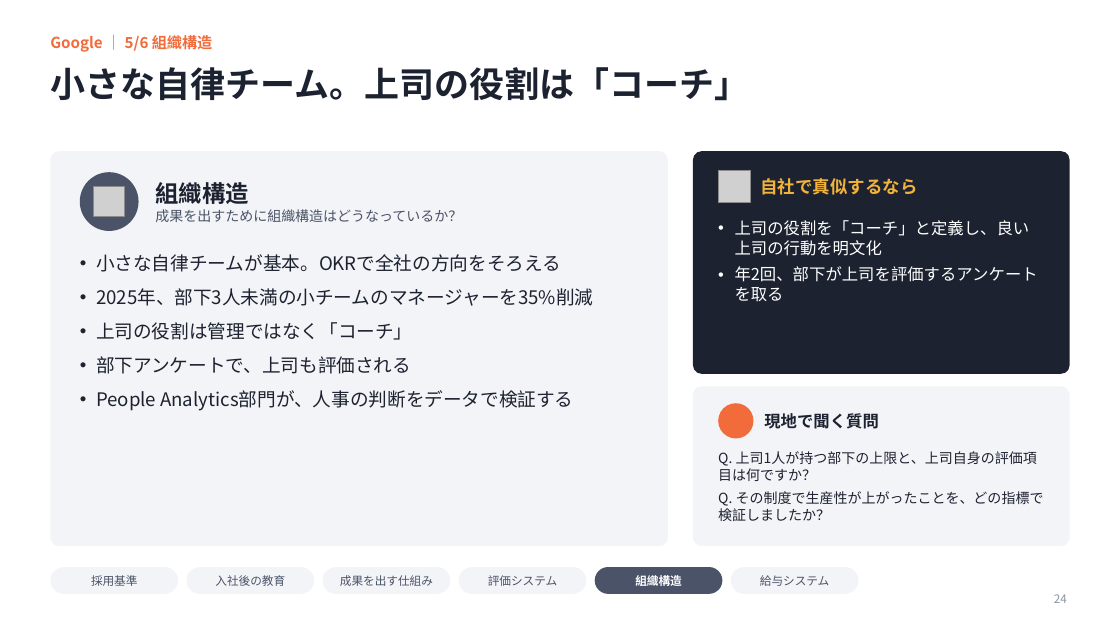
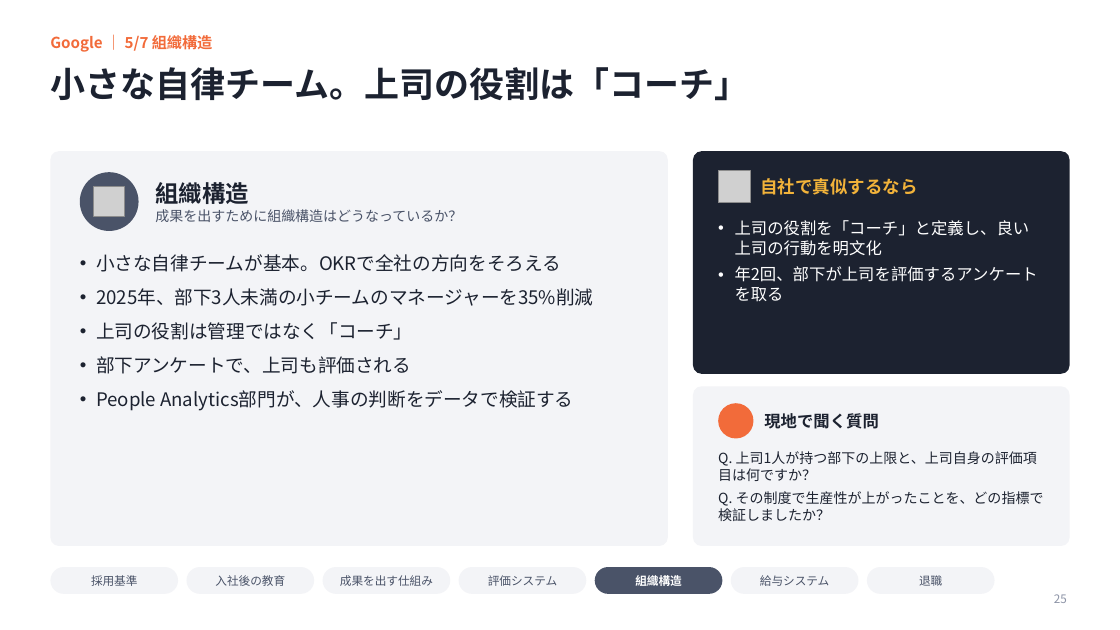
Before and after one commit to ktarpt-spec/-, a slide deck: slide 25 of シリコンバレー企業見学_まとめ_2026年10月.pptx (slide 24 before the commit). Drawn at 1120x630 pixels with LibreOffice and Linux fonts; fonts in the diff are those of the drawing; grey boxes stand for pictures; background and template pictures are left out. Boxes give left, top, right and bottom in pixels: in the first picture for what was removed or moved away, otherwise in the second. Text is boxed around its words. In the diff, an @@ line names an element or a change of style, - is before the commit and + after.

```diff
--- a/シリコンバレー企業見学_まとめ_2026年10月.pptx
+++ b/シリコンバレー企業見学_まとめ_2026年10月.pptx
@@ text at [50, 33, 213, 53]: text changed @@
-Google ｜ 5/6 組織構造
+Google ｜ 5/7 組織構造
@@ rounded rectangle added at [867, 567, 995, 594], fill #F3F4F7 @@
@@ text added at [919, 575, 942, 586], 10 pt, text #4A5368 @@
+退職
@@ page number at [1054, 594, 1067, 603]: text changed @@
-24
+25
```
Also in this commit, not shown: 17 other slides changed, 3 slides added.
